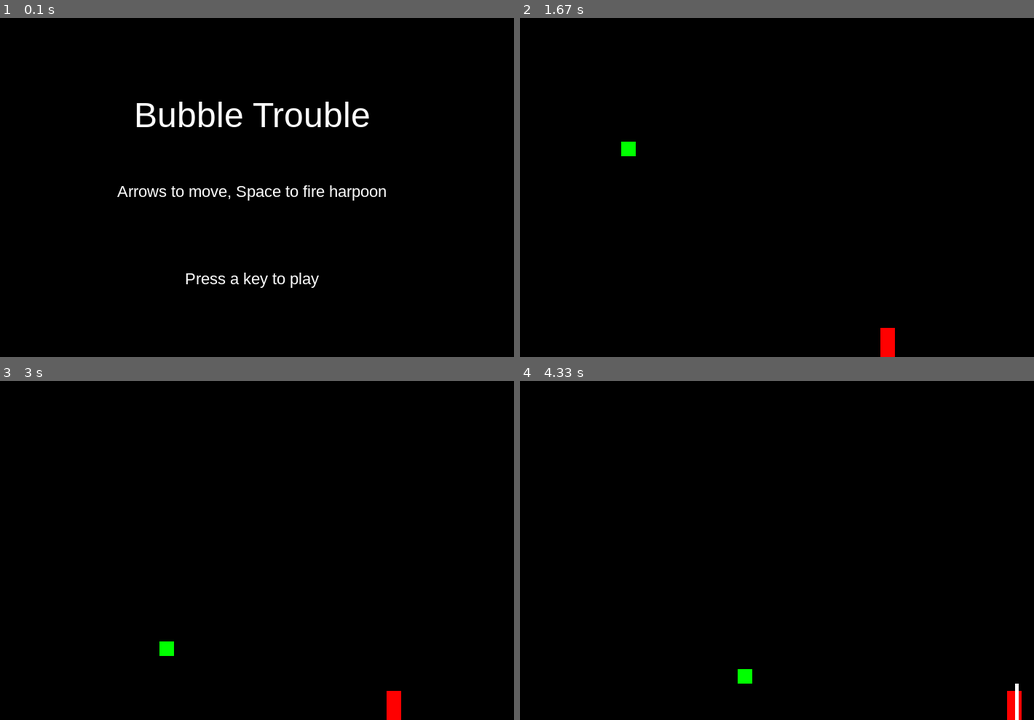
Above: before the commit, frames 1-4 (two rows, left to right).
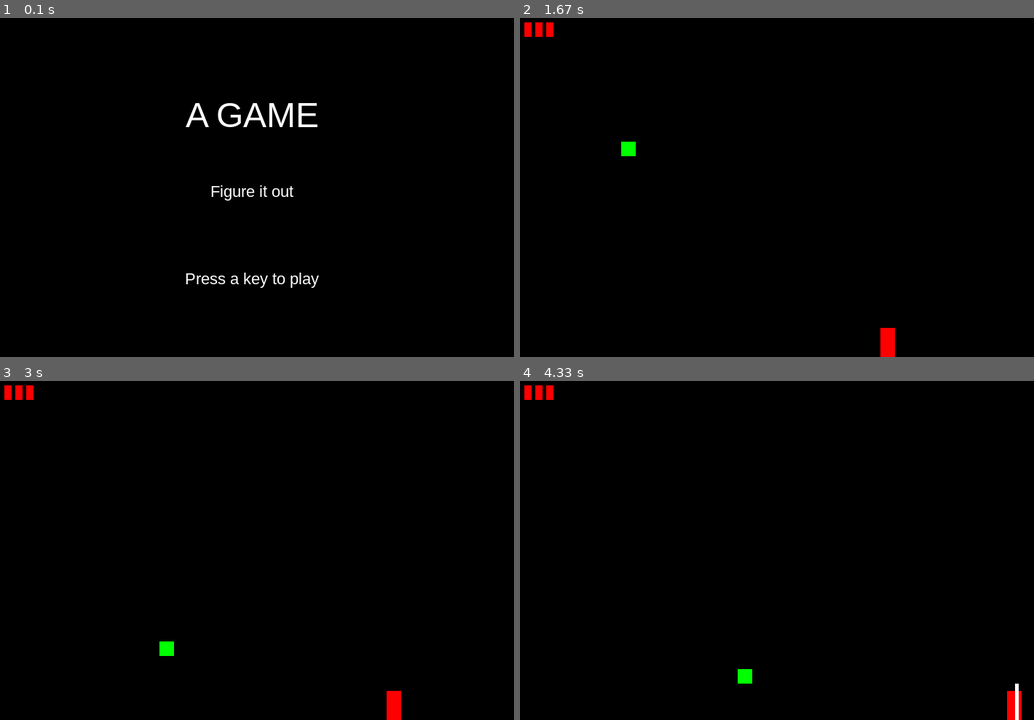
Above: after the commit, the same moments.

Repository: ratchek/bubble-trouble-pygame
Game: pygame game, started from src/game.py
Two runs of this game, one before a commit and one after it. Both use one fixed random seed, a clock stepped at 60 frames per second and the inputs below.
Inputs:
- Up to frame 1 (0.1 s): no input
- Up to frame 2 (1.67 s): tap Enter at 0.33 s; hold Left from 1.23 s (still down)
- Up to frame 3 (3 s): release Left at 1.7 s; hold Right 1.73-2.37 s; hold Left 2.4-2.87 s; hold Right from 2.9 s (still down)
- Up to frame 4 (4.33 s): release Right at 3.37 s; tap Space at 3.4, 3.8, 4.1, 4.3 s; hold Right 3.73-4.2 s; hold Left from 4.23 s (still down)

The runs differ from the first frame. In frame 1, 2.3% of the frame differs, in the area x 22-76%, y 24-54%; in frame 2, 0.2%; in frame 3, 0.2%; in frame 4, 0.2%.

Commit message:
Add basic lives functionality

Diff:
--- a/src/game.py
+++ b/src/game.py
@@ -25,8 +25,10 @@
         # reposition player
         self.harpoons = pygame.sprite.Group()
         self.bubbles = pygame.sprite.Group()
+        self.life_icons = pygame.sprite.Group()
         self.current_level = 0
         self.load_level(self.current_level)
+        self.score = 0
 
         self.run()
 
@@ -73,6 +75,7 @@
         # draw stuff
         self.screen.fill(BG_COLOR)
         self.all_sprites.draw(self.screen)
+        draw_lives(game)
         # after drawing everything, flip the display
         pygame.display.flip()
 
@@ -81,6 +84,7 @@
         hits = pygame.sprite.groupcollide(self.bubbles, self.harpoons, True, True)
         if hits:
             for bubble in hits:
+                self.score += 10
                 if bubble.stage > 0:
                     bubble_one = Bubble(bubble.rect.x, bubble.rect.y, bubble.stage - 1, bubble.color, bubble.speed_x, BUBBLE_HARPOON_SPEED_BOOST)
                     bubble_two = Bubble(bubble.rect.x, bubble.rect.y, bubble.stage - 1, bubble.color, bubble.speed_x * -1, BUBBLE_HARPOON_SPEED_BOOST)
@@ -88,6 +92,7 @@
                     self.bubbles.add(bubble_one, bubble_two)
         # If you killed all the bubbles
         if not self.bubbles:
+            self.score += 100
             pygame.time.wait(int(AFTER_LVL_CLEARED_PAUSE * 1000))
             self.current_level += 1
             if self.current_level >= NO_OF_LEVELS:
@@ -97,7 +102,11 @@
 
         hits = pygame.sprite.spritecollide(self.player, self.bubbles, False)
         if hits:
-            self.game_over()
+            self.player.lives -= 1
+            if self.player.lives <= 0:
+                self.game_over()
+            else:
+                self.lost_life()
 
         # I want update to happen at the end so that the "hit" is drawn before the game freezes
         # Otherwise it'll look like you died before you actually got hit.
@@ -120,6 +129,11 @@
             sprite.kill()
         self.playing = False
 
+    def lost_life(self):
+        pygame.time.wait(int(AFTER_DEATH_PAUSE * 1000))
+        for bubble in self.bubbles:
+            bubble.kill()
+        self.load_level(self.current_level)
 
 game = Game()
 show_start_screen(game)
--- a/src/player.py
+++ b/src/player.py
@@ -11,6 +11,7 @@
         self.rect.midbottom =  (WIDTH/2, HEIGHT)
         self.speedx = 0
         self.max_harpoons = 1
+        self.lives = NO_OF_LIVES_AT_BEGINNING
     def shoot(self):
         harpoon = Harpoon(self.rect.centerx, self.rect.top)
         return harpoon
--- a/src/screen.py
+++ b/src/screen.py
@@ -5,7 +5,7 @@
     # game splash/start screen
     game.screen.fill(BG_COLOR)
     draw_text(game, TITLE, 48, WHITE, WIDTH / 2, HEIGHT / 4)
-    draw_text(game, "Arrows to move, Space to fire harpoon", 22, WHITE, WIDTH / 2, HEIGHT / 2)
+    draw_text(game, TITLE_SCREEN_INSTRUCTIONS, 22, WHITE, WIDTH / 2, HEIGHT / 2)
     draw_text(game, "Press a key to play", 22, WHITE, WIDTH / 2, HEIGHT * 3 / 4)
     pygame.display.flip()
     wait_for_key(game)
@@ -16,7 +16,7 @@
         return
     game.screen.fill(BG_COLOR)
     draw_text(game, "GAME OVER", 48, WHITE, WIDTH / 2, HEIGHT / 4)
-    draw_text(game, "Score: " + "???" ,  22, WHITE, WIDTH / 2, HEIGHT / 2)
+    draw_text(game, "Score: {}".format(game.score) ,  22, WHITE, WIDTH / 2, HEIGHT / 2)
     draw_text(game, "Press a key to play again", 22, WHITE, WIDTH / 2, HEIGHT * 3 / 4)
     pygame.display.flip()
     wait_for_key(game)
@@ -59,3 +59,13 @@
     text_rect = text_surface.get_rect()
     text_rect.midtop = (x, y)
     game.screen.blit(text_surface, text_rect)
+
+def draw_lives(game):
+    for i in range(game.player.lives):
+        life_icon = pygame.Surface((LIFE_ICON_WIDTH, LIFE_ICON_HEIGHT))
+        life_icon.fill(RED)
+        rect = life_icon.get_rect()
+        x = FIRST_LIFE_ICON_X_POSITION + (LIFE_ICON_WIDTH + LIFE_ICON_PADDING) * i
+        y = FIRST_LIFE_ICON_Y_POSITION
+        rect.topleft = (x,y)
+        game.screen.blit(life_icon, rect)
--- a/src/settings.py
+++ b/src/settings.py
@@ -3,11 +3,21 @@
 WIDTH = 720
 HEIGHT = 480
 FPS = 60
-TITLE = "Bubble Trouble"
+#TITLE = "Bubble Trouble"
+TITLE = "A GAME"
+TITLE_SCREEN_INSTRUCTIONS = "Figure it out"
+#TITLE_SCREEN_INSTRUCTIONS ="Arrows to move, Space to fire harpoon"
 
 PLAYER_WIDTH = 20
 PLAYER_HEIGHT = 40
 PLAYER_SPEED = 3
+NO_OF_LIVES_AT_BEGINNING = 3
+LIFE_ICON_WIDTH = 10
+LIFE_ICON_HEIGHT = 20
+LIFE_ICON_PADDING = 5
+FIRST_LIFE_ICON_X_POSITION = 20
+FIRST_LIFE_ICON_Y_POSITION = 20
+
 
 HARPOON_WIDTH = 5
 HARPOON_SPEED = 10
@@ -27,7 +37,9 @@
 RED = (255, 0, 0)
 GREEN = (0, 255, 0)
 BLUE = (0, 0, 255)
+YELLOW = (238,238, 238)
 BG_COLOR = BLACK
+
 
 
 FONT_NAME = "arial"
